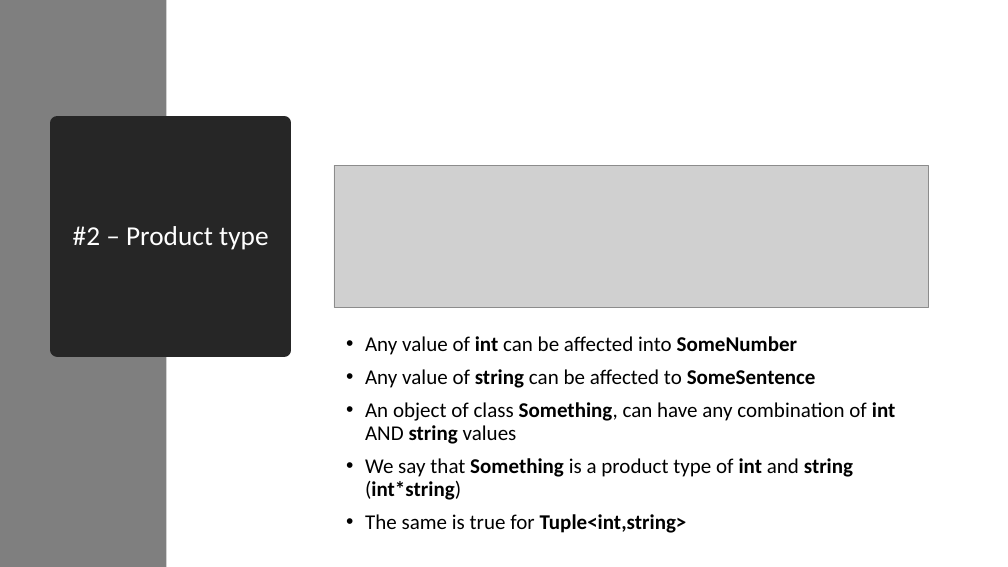
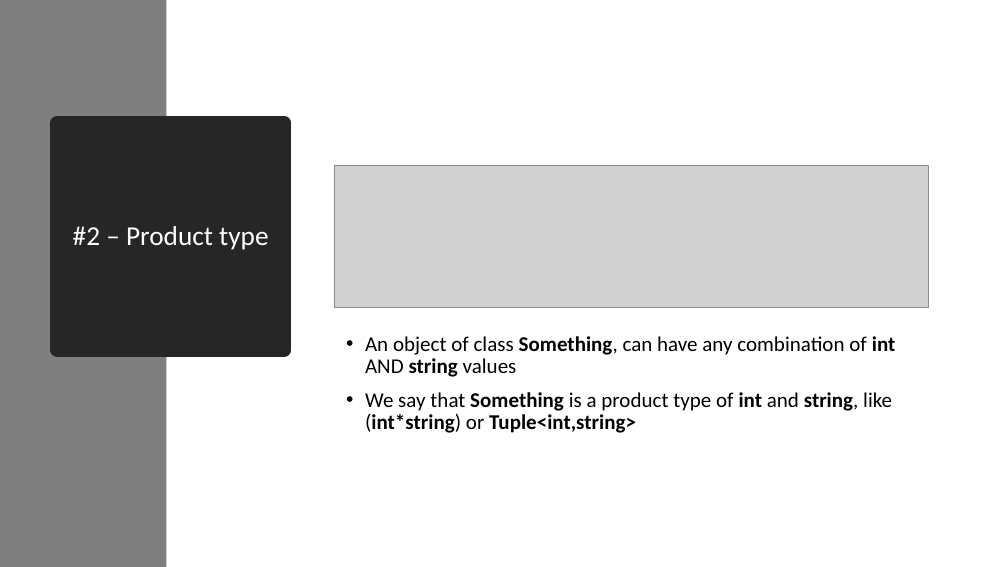
Before and after one commit to essic/prez-why-fsharp, a slide deck: slide 14 of WhyFSharp.pptx. Drawn at 1008x567 pixels with LibreOffice and Linux fonts; fonts in the diff are those of the drawing; grey boxes stand for pictures. Boxes give left, top, right and bottom in pixels: in the first picture for what was removed or moved away, otherwise in the second. Text is boxed around its words. In the diff, an @@ line names an element or a change of style, - is before the commit and + after.

```diff
--- a/WhyFSharp.pptx
+++ b/WhyFSharp.pptx
@@ text at (365, 336, 816, 388): paragraphs removed @@
-• Any value of int can be affected into SomeNumber
-• Any value of string can be affected to SomeSentence
@@ text at (365, 392, 892, 433): text changed; bold on @@
-• We say that Something is a product type of int and string (int*string)
-• The same is true for Tuple<int,string>
+• We say that Something is a product type of int and string, like (int*string) or Tuple<int,string>
```
Also in this commit, not shown: 14 other slides changed, 1 slide added.
